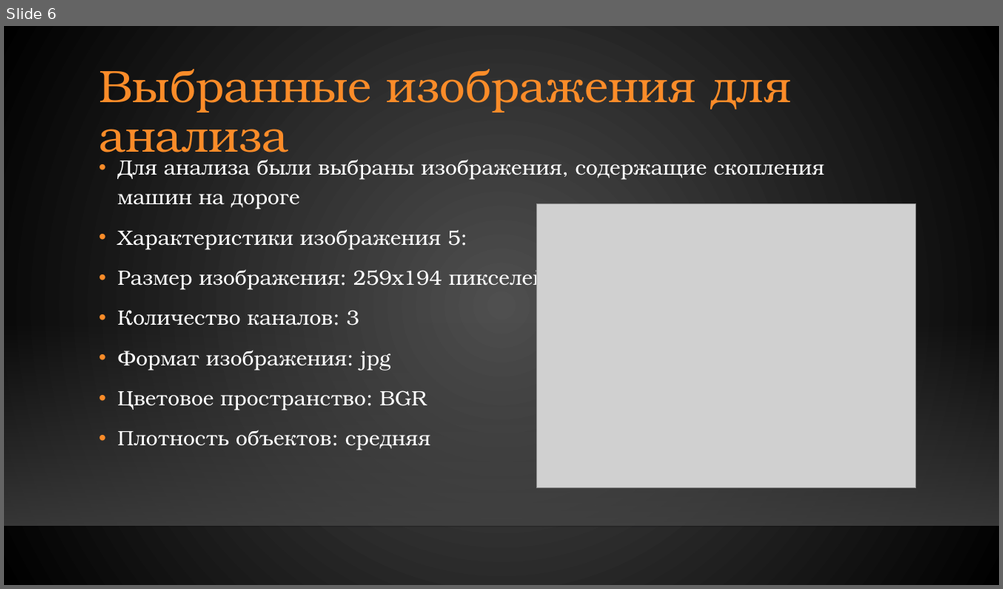
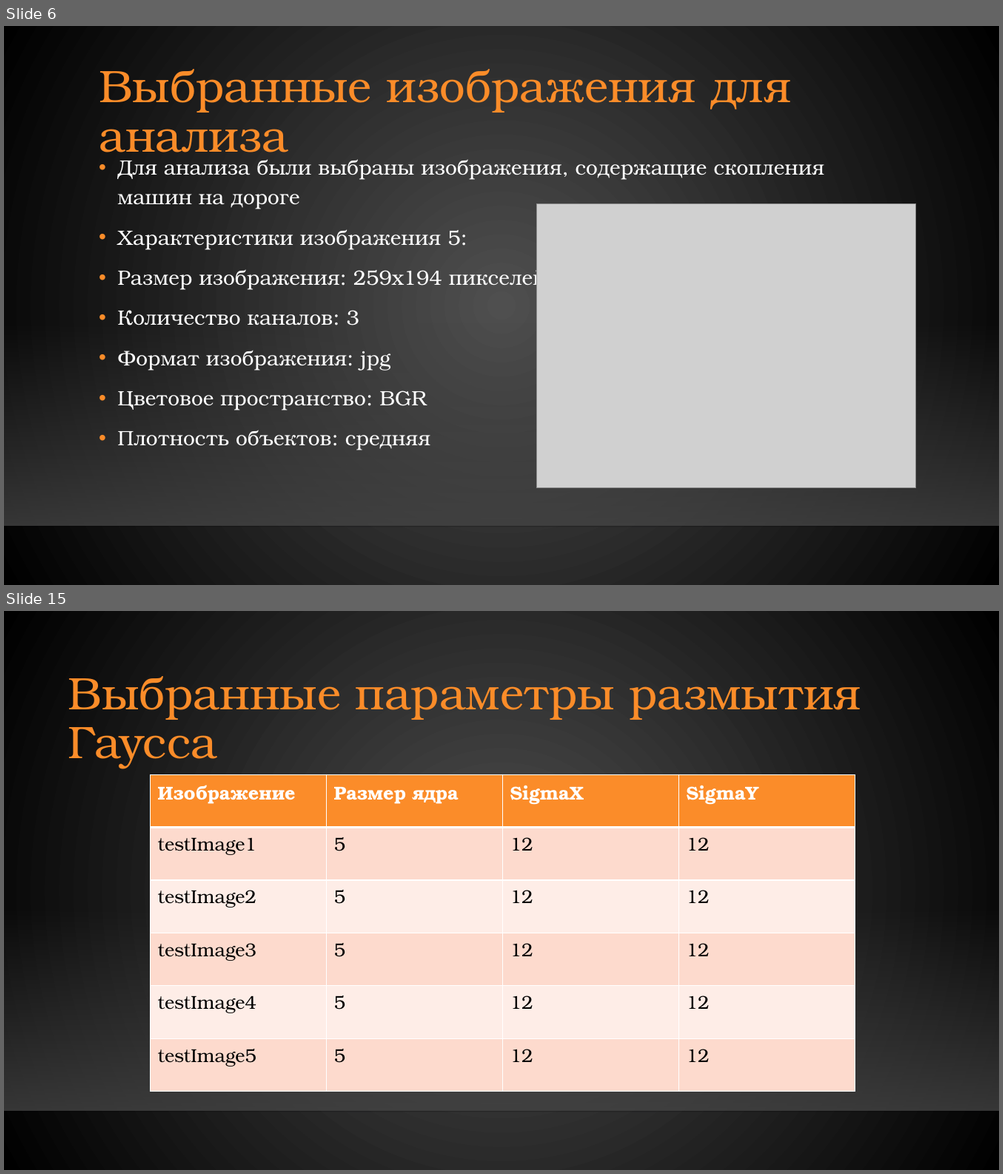
Before and after one commit to Murlocki/acom, a slide deck: iz2/Презентация.pptx. Shown one above the other, each under a label of ours: slide 6 before the commit, slides 6 and 15 after it; the slides between them are not shown. The pictures are 1003x589 and 1003x1174 pixels, drawn with LibreOffice and Linux fonts; fonts in the diff are those of the drawing; grey boxes stand for pictures; background and template pictures are left out. Boxes give left, top, right and bottom in pixels: in the first picture for what was removed or moved away, otherwise in the second. Text is boxed around its words. In the diff, an @@ line names an element or a change of style, - is before the commit and + after.

```diff
--- a/iz2/Презентация.pptx
+++ b/iz2/Презентация.pptx
@@ slide 15 added at [4, 611, 999, 1170], background gradient #505050 to #000000; not listed: 2 template elements that a slide beside it also shows @@
@@ title added at [68, 676, 861, 769], 44 pt, text #FB8C29 @@
+Выбранные параметры размытия Гаусса
@@ table added at [151, 775, 854, 1091], 6 rows, 4 columns @@
+Изображение | Размер ядра | SigmaX | SigmaY
+testImage1 | 5 | 12 | 12
+testImage2 | 5 | 12 | 12
+testImage3 | 5 | 12 | 12
+testImage4 | 5 | 12 | 12
+testImage5 | 5 | 12 | 12
```
Also in this commit, not shown: 4 slides changed, 30 other slides added, 5 other files.
